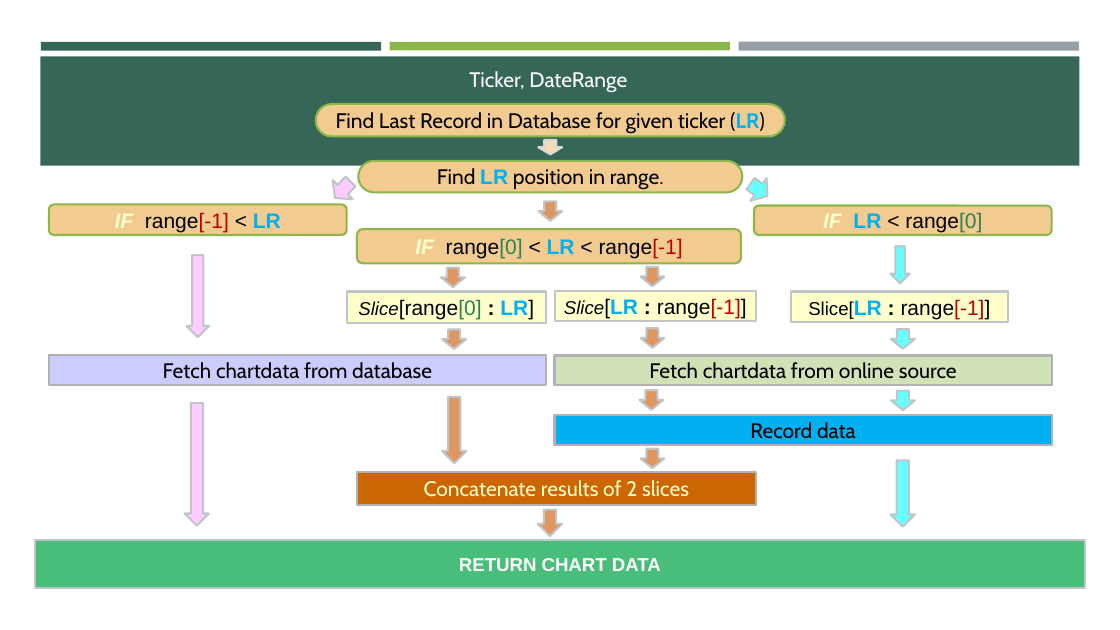
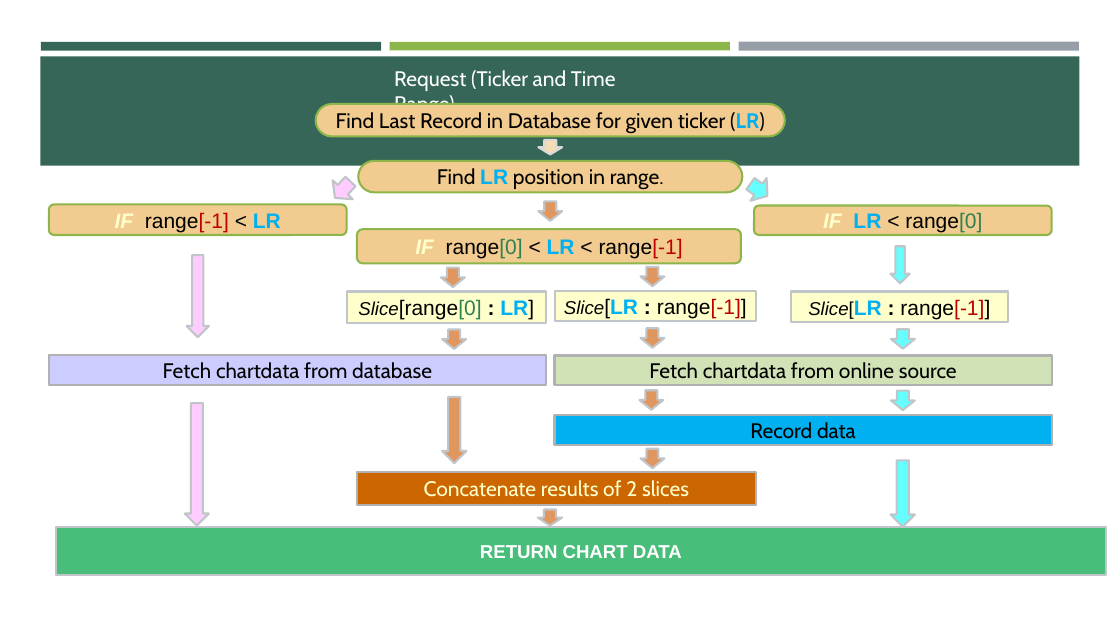
Before and after one commit to yasenvit/EquityWatchlistEcho, a slide deck: slide 6 of README EquityWatchlist.pptx (slide 5 before the commit). Drawn at 1120x630 pixels with LibreOffice and Linux fonts; fonts in the diff are those of the drawing. Boxes give left, top, right and bottom in pixels: in the first picture for what was removed or moved away, otherwise in the second. Text is boxed around its words. In the diff, an @@ line names an element or a change of style, - is before the commit and + after.

```diff
--- a/README EquityWatchlist.pptx
+++ b/README EquityWatchlist.pptx
@@ text at (394, 70, 616, 118): text changed @@
-Ticker, DateRange
+Request (Ticker and Time Range)
@@ rectangle "Slice[LR : range[-1]]" at (791, 292, 1007, 323): italic on in "Slice[LR" @@
@@ rectangle "RETURN CHART DATA": place and size @@
-rectangle "RETURN CHART DATA" at (34, 540, 1085, 589)
+rectangle "RETURN CHART DATA" at (55, 527, 1106, 576)
@@ down arrow: place and size @@
-down arrow at (538, 510, 562, 537)
+down arrow at (538, 510, 562, 526)
```
Also in this commit, not shown: 3 other slides changed, 2 slides added, 13 other files.
